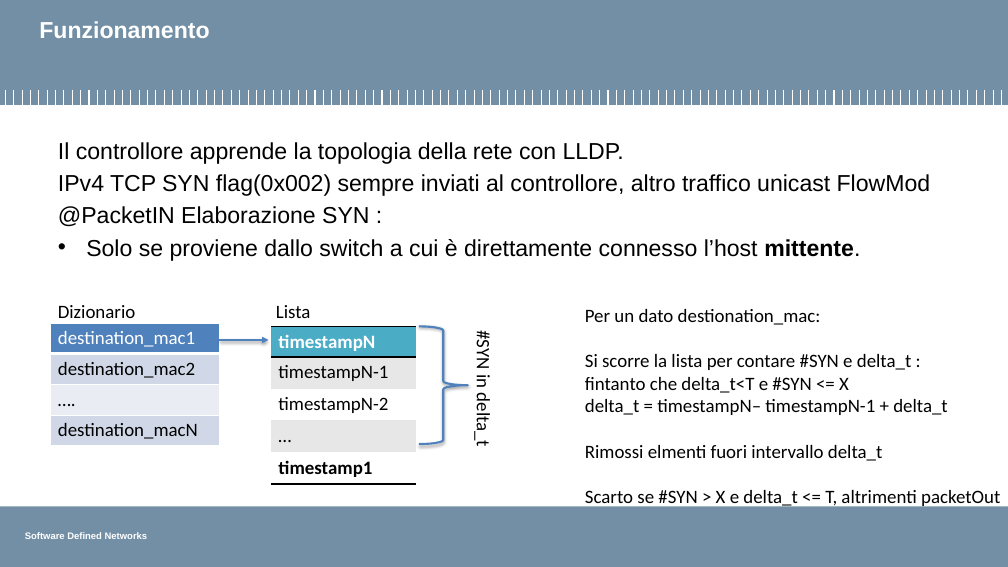
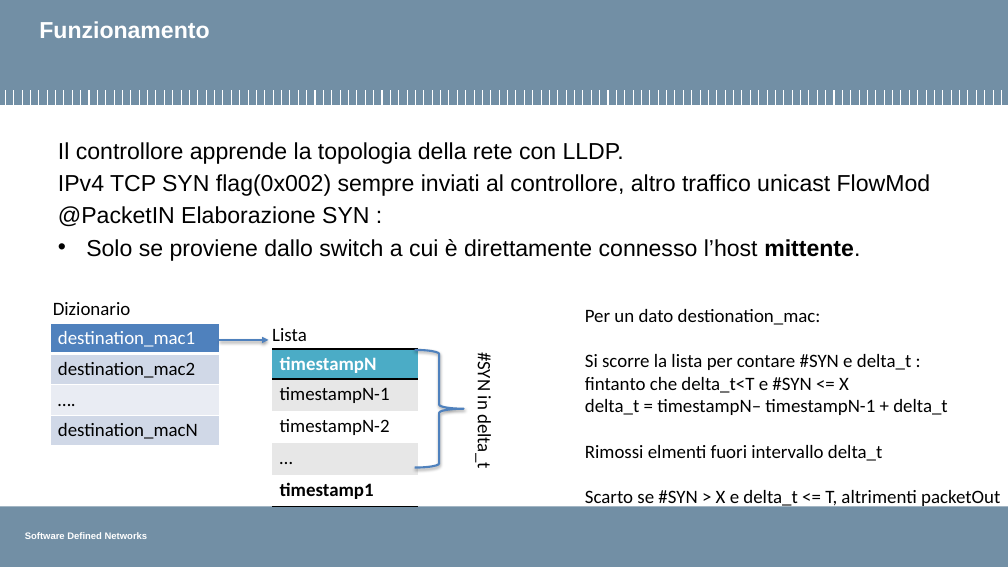
Before and after one commit to pierluigigrossi/progetto-SDN, a slide deck: slide 7 of intermedia8.pptx. Drawn at 1008x567 pixels with LibreOffice and Linux fonts; fonts in the diff are those of the drawing; background and template pictures are left out. Boxes give left, top, right and bottom in pixels: in the first picture for what was removed or moved away, otherwise in the second. Text is boxed around its words. In the diff, an @@ line names an element or a change of style, - is before the commit and + after.

```diff
--- a/intermedia8.pptx
+++ b/intermedia8.pptx
@@ text "Dizionario": place and size @@
-text "Dizionario" at [58,305,136,318]
+text "Dizionario" at [53,302,131,315]
@@ text "Lista": place and size @@
-text "Lista" at [276,305,311,318]
+text "Lista" at [272,328,307,341]
@@ table: place and size @@
-table at [271,327,416,485]
+table at [272,349,417,507]
@@ right brace: place and size @@
-right brace at [419,327,468,445]
+right brace at [414,350,464,468]
@@ text "#SYN in delta_t": place and size @@
-text "#SYN in delta_t" at [472,334,495,446]
+text "#SYN in delta_t" at [473,355,496,468]
```
Also in this commit, not shown: 2 other files.
